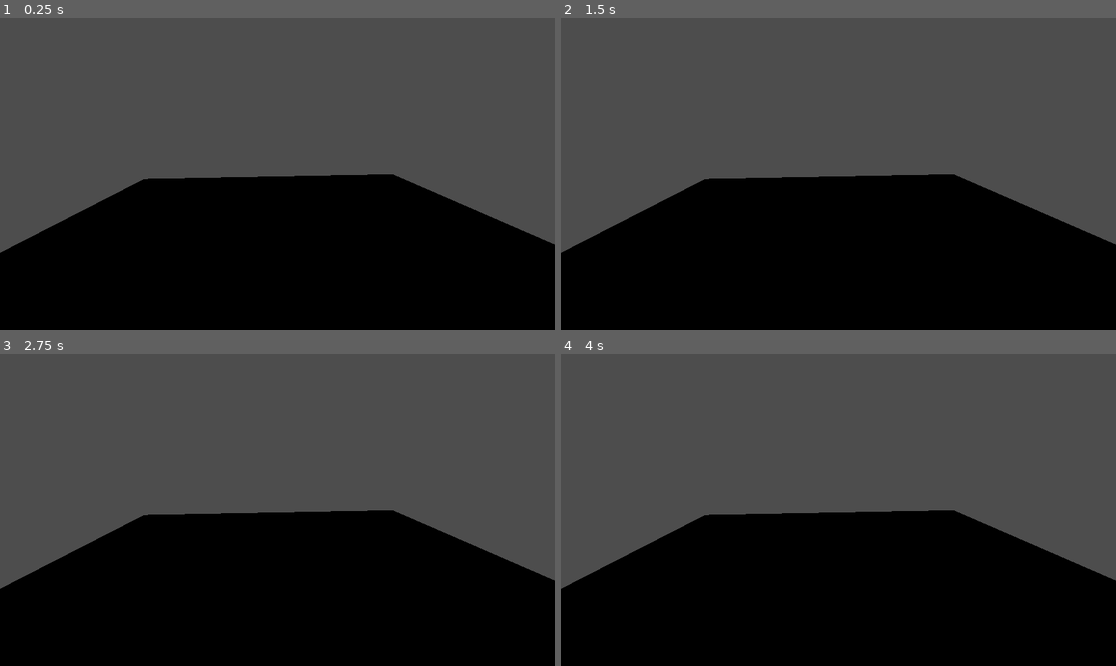
Above: before the commit, frames 1-4 (two rows, left to right).
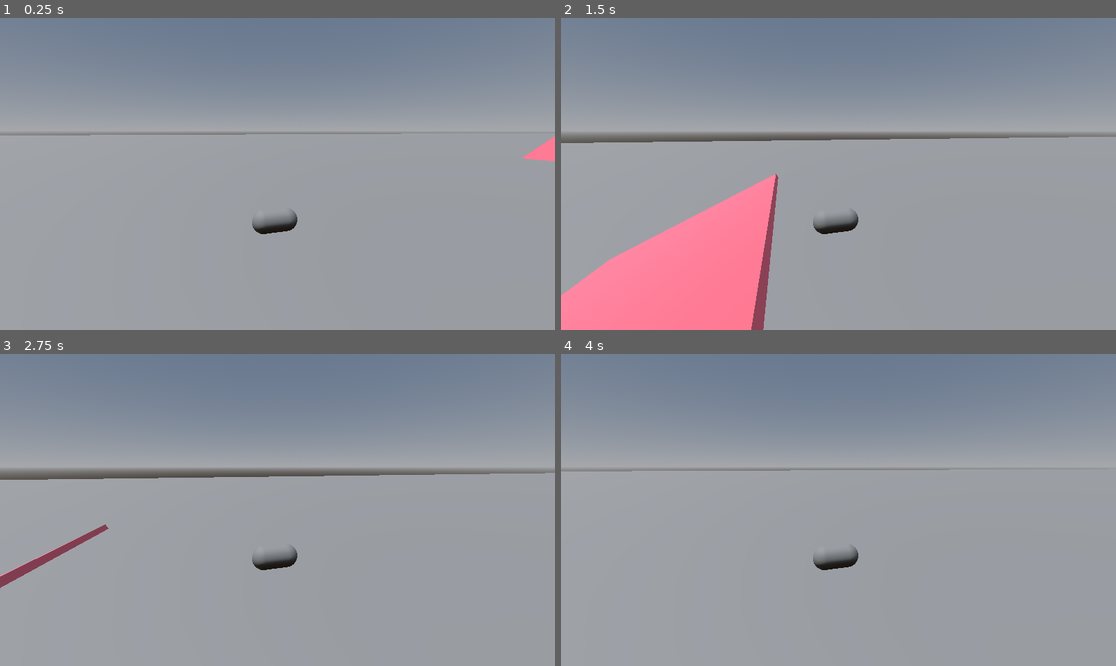
Above: after the commit, the same moments.

Repository: Emerald6468/FlipTheBird
Game: Godot game, scene res://Scenes/TestScenes/zander_test_scene.tscn
The game is run twice, just before and just after one commit, with the same random seed, the same clock (stepped at 60 frames per second) and the same inputs. The project has no main scene, so this scene is started directly.
Inputs:
- Up to frame 1 (0.25 s): no input
- Up to frame 2 (1.5 s): tap Enter (ui_accept) at 0.5, 0.77 s; hold Right (ui_right) 0.53-1.28 s; hold Down (ui_down) from 1.28 s (still down)
- Up to frame 3 (2.75 s): tap Enter (ui_accept) at 1.52 s; release Down (ui_down) at 2.03 s; hold Right (ui_right) from 2.03 s (still down)
- Up to frame 4 (4 s): release Right (ui_right) at 2.78 s; hold Up (ui_up) 2.78-3.53 s; tap Enter (ui_accept) at 3.02, 3.77 s; hold Left (ui_left) from 3.53 s (still down)

The runs differ from the first frame. In frame 1, 100% of the frame differs, in the area x 0-100%, y 0-100%; in frame 2, 99%; in frame 3, 99%; in frame 4, 100%.

Commit message:
inprog player

Diff:
--- /dev/null
+++ b/flip,-the-bird/Level.gd
@@ -0,0 +1,15 @@
+extends Node3D
+
+
+# Called when the node enters the scene tree for the first time.
+func _ready() -> void:
+	pass # Replace with function body.
+
+
+# Called every frame. 'delta' is the elapsed time since the previous frame.
+func _process(delta: float) -> void:
+	pass
+
+func _input(event):
+	if event.is_action_pressed("Escape"):
+		get_tree().quit()
--- a/flip,-the-bird/Scenes/Prefabs/player.tscn
+++ b/flip,-the-bird/Scenes/Prefabs/player.tscn
@@ -11,6 +11,11 @@
 
 [node name="CollisionShape3D" type="CollisionShape3D" parent="." unique_id=1016772518]
 shape = SubResource("CapsuleShape3D_qohmv")
+debug_color = Color(0, 11.708403, 13.469126, 0.61960787)
 
 [node name="MeshInstance3D" type="MeshInstance3D" parent="CollisionShape3D" unique_id=68442305]
+transform = Transform3D(1, 0, 0, 0, -4.371139e-08, -1, 0, 1, -4.371139e-08, 0, -0.5071369, 0)
 mesh = SubResource("CapsuleMesh_sfbl0")
+
+[node name="Camera3D" type="Camera3D" parent="." unique_id=1204415277]
+transform = Transform3D(0.25881907, -0.20082727, 0.944818, 0, 0.9781476, 0.2079117, -0.9659258, -0.053811513, 0.25316325, 7.9706388, 3.311362, 2.0218885)
--- a/flip,-the-bird/Scenes/TestScenes/zander_test_scene.tscn
+++ b/flip,-the-bird/Scenes/TestScenes/zander_test_scene.tscn
@@ -1,13 +1,59 @@
 [gd_scene format=3 uid="uid://cdpp8n7pjmd6f"]
 
 [ext_resource type="PackedScene" uid="uid://b2svsxeylpykh" path="res://Scenes/Prefabs/player.tscn" id="1_5cjin"]
+[ext_resource type="Script" uid="uid://dsylgw6jbiv5q" path="res://Level.gd" id="1_blgmw"]
+
+[sub_resource type="ProceduralSkyMaterial" id="ProceduralSkyMaterial_5cjin"]
+
+[sub_resource type="Sky" id="Sky_blgmw"]
+sky_material = SubResource("ProceduralSkyMaterial_5cjin")
+
+[sub_resource type="Environment" id="Environment_1885f"]
+background_mode = 2
+sky = SubResource("Sky_blgmw")
+
+[sub_resource type="BoxShape3D" id="BoxShape3D_blgmw"]
+
+[sub_resource type="StandardMaterial3D" id="StandardMaterial3D_1885f"]
+albedo_color = Color(0.94509804, 0.41568628, 0.49803922, 1)
+
+[sub_resource type="BoxMesh" id="BoxMesh_ugqxb"]
+material = SubResource("StandardMaterial3D_1885f")
 
 [node name="ZanderTestScene" type="Node3D" unique_id=1441254301]
+script = ExtResource("1_blgmw")
 
 [node name="Player" parent="." unique_id=992012420 instance=ExtResource("1_5cjin")]
 
-[node name="CSGBox3D" type="CSGBox3D" parent="." unique_id=1448157915]
-transform = Transform3D(16.66148, 0, 0, 0, 1.0000006, 0, 0, 0, 16.148373, 0, -1.9211966, 0)
+[node name="WorldEnvironment" type="WorldEnvironment" parent="." unique_id=1740712861]
+environment = SubResource("Environment_1885f")
 
-[node name="Camera3D" type="Camera3D" parent="." unique_id=228486163]
-transform = Transform3D(-0.06846804, 0.26479867, -0.96186996, 3.216822e-09, 0.9641325, 0.26542157, 0.99765337, 0.018172888, -0.06601226, -4.3571615, 2.2422285, -0.60502565)
+[node name="DirectionalLight3D" type="DirectionalLight3D" parent="." unique_id=985792327]
+transform = Transform3D(1, 0, 0, 0, 0.35903603, 0.9333238, 0, -0.9333238, 0.35903603, -77.96352, 74.75569, 171.13345)
+
+[node name="Ground" type="CSGBox3D" parent="." unique_id=1448157915]
+transform = Transform3D(503.72678, 0, 0, 0, 1.0000006, 0, 0, 0, 474.52408, 0, -1.874646, -1319.7122)
+use_collision = true
+size = Vector3(1, 1, 6.562256)
+
+[node name="Ramp" type="StaticBody3D" parent="." unique_id=1896874701]
+transform = Transform3D(1, 0, 0, 0, 1, 0, 0, 0, 1, 0, 0, -49.000652)
+
+[node name="CollisionShape3D" type="CollisionShape3D" parent="Ramp" unique_id=1717678886]
+transform = Transform3D(31.195919, 0, 0, 0, 0.41523963, -7.632969, 0, 0.19895835, 15.930518, 1.9697914, 1.8518071, -5.2750216)
+shape = SubResource("BoxShape3D_blgmw")
+debug_color = Color(0, 11.708403, 13.469126, 0.41960785)
+
+[node name="MeshInstance3D" type="MeshInstance3D" parent="Ramp/CollisionShape3D" unique_id=1003473856]
+mesh = SubResource("BoxMesh_ugqxb")
+
+[node name="Ramp2" type="StaticBody3D" parent="." unique_id=2047099467]
+transform = Transform3D(1, 0, 0, 0, 1, 0, 0, 0, 1, 0, 0, -195.92775)
+
+[node name="CollisionShape3D" type="CollisionShape3D" parent="Ramp2" unique_id=694754966]
+transform = Transform3D(31.195919, 0, 0, 0, 0.41523963, -7.632969, 0, 0.19895835, 15.930518, 1.9697914, 1.8518071, -5.2750216)
+shape = SubResource("BoxShape3D_blgmw")
+debug_color = Color(0, 11.708403, 13.469126, 0.41960785)
+
+[node name="MeshInstance3D" type="MeshInstance3D" parent="Ramp2/CollisionShape3D" unique_id=1857481231]
+mesh = SubResource("BoxMesh_ugqxb")
--- a/flip,-the-bird/Scripts/player.gd
+++ b/flip,-the-bird/Scripts/player.gd
@@ -1,7 +1,8 @@
 extends CharacterBody3D
 
 
-const SPEED = 5.0
+@export var Speed = 20.0
+@export var Force = 21
 const JUMP_VELOCITY = 4.5
 
 
@@ -16,13 +17,13 @@
 
 	# Get the input direction and handle the movement/deceleration.
 	# As good practice, you should replace UI actions with custom gameplay actions.
-	var input_dir := Input.get_vector("ui_left", "ui_right", "ui_up", "ui_down")
+	var input_dir := Input.get_vector("Left", "Right", "Forward", "Backward")
 	var direction := (transform.basis * Vector3(input_dir.x, 0, input_dir.y)).normalized()
 	if direction:
-		velocity.x = direction.x * SPEED
-		velocity.z = direction.z * SPEED
+		velocity.x = direction.x * Speed
+		velocity.z = direction.z * Speed
 	else:
-		velocity.x = move_toward(velocity.x, 0, SPEED)
-		velocity.z = move_toward(velocity.z, 0, SPEED)
+		velocity.x = move_toward(velocity.x, 0, Speed)
+		velocity.z = move_toward(velocity.z - Force, 0, Speed)
 
 	move_and_slide()
--- a/flip,-the-bird/project.godot
+++ b/flip,-the-bird/project.godot
@@ -18,6 +18,34 @@
 
 Global="*uid://bpyvuyjg2hptr"
 
+[input]
+
+Forward={
+"deadzone": 0.2,
+"events": [Object(InputEventKey,"resource_local_to_scene":false,"resource_name":"","device":-1,"window_id":0,"alt_pressed":false,"shift_pressed":false,"ctrl_pressed":false,"meta_pressed":false,"pressed":false,"keycode":0,"physical_keycode":87,"key_label":0,"unicode":119,"location":0,"echo":false,"script":null)
+]
+}
+Left={
+"deadzone": 0.2,
+"events": [Object(InputEventKey,"resource_local_to_scene":false,"resource_name":"","device":-1,"window_id":0,"alt_pressed":false,"shift_pressed":false,"ctrl_pressed":false,"meta_pressed":false,"pressed":false,"keycode":0,"physical_keycode":65,"key_label":0,"unicode":97,"location":0,"echo":false,"script":null)
+]
+}
+Right={
+"deadzone": 0.2,
+"events": [Object(InputEventKey,"resource_local_to_scene":false,"resource_name":"","device":-1,"window_id":0,"alt_pressed":false,"shift_pressed":false,"ctrl_pressed":false,"meta_pressed":false,"pressed":false,"keycode":0,"physical_keycode":68,"key_label":0,"unicode":100,"location":0,"echo":false,"script":null)
+]
+}
+Backward={
+"deadzone": 0.2,
+"events": [Object(InputEventKey,"resource_local_to_scene":false,"resource_name":"","device":-1,"window_id":0,"alt_pressed":false,"shift_pressed":false,"ctrl_pressed":false,"meta_pressed":false,"pressed":false,"keycode":0,"physical_keycode":83,"key_label":0,"unicode":115,"location":0,"echo":false,"script":null)
+]
+}
+Escape={
+"deadzone": 0.2,
+"events": [Object(InputEventKey,"resource_local_to_scene":false,"resource_name":"","device":-1,"window_id":0,"alt_pressed":false,"shift_pressed":false,"ctrl_pressed":false,"meta_pressed":false,"pressed":false,"keycode":0,"physical_keycode":4194305,"key_label":0,"unicode":0,"location":0,"echo":false,"script":null)
+]
+}
+
 [physics]
 
 3d/physics_engine="Jolt Physics"
Not shown, added: flip,-the-bird/Level.gd.uid
